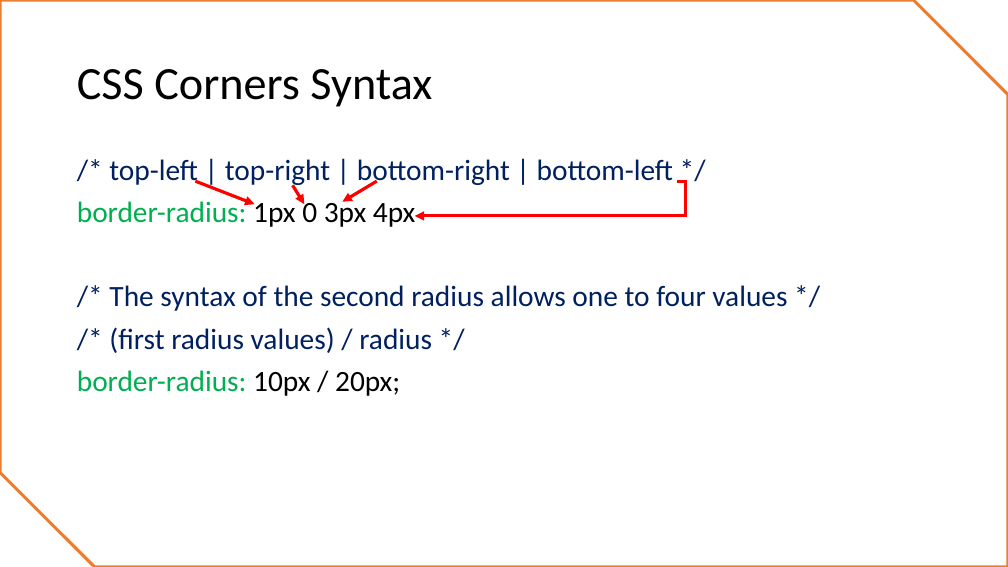
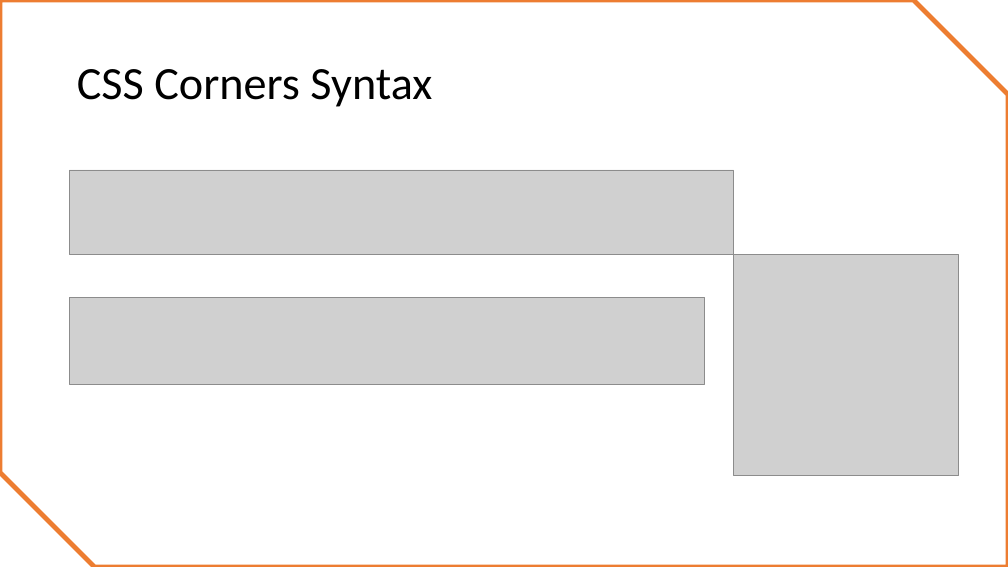
Before and after one commit to JoseAndresGGiron/wdd230, a slide deck: slide 5 of Student Presentation/CSS Corners, Borders and Shadows.pptx. Drawn at 1008x567 pixels with LibreOffice and Linux fonts; fonts in the diff are those of the drawing; grey boxes stand for pictures. Boxes give left, top, right and bottom in pixels: in the first picture for what was removed or moved away, otherwise in the second. Text is boxed around its words. In the diff, an @@ line names an element or a change of style, - is before the commit and + after.

```diff
--- a/Student Presentation/CSS Corners, Borders and Shadows.pptx
+++ b/Student Presentation/CSS Corners, Borders and Shadows.pptx
@@ snip diag rect at [0,0,1008,567]: outline #ED7D31 3 pt to #ED7D31 4.5 pt @@
@@ picture added at [70,170,734,255] @@
@@ text removed at [77,159,787,396] @@
-/* top-left | top-right | bottom-right | bottom-left */
-border-radius: 1px 0 3px 4px
-/* The syntax of the second radius allows one to four values */
-/* (first radius values) / radius */
-border-radius: 10px / 20px;
@@ arrow removed from (195, 181) to (255, 204) @@
@@ arrow removed from (293, 185) to (305, 204) @@
@@ arrow removed from (377, 181) to (343, 202) @@
@@ elbow arrow removed from (678, 181) to (415, 216) @@
@@ picture added at [734,255,959,476] @@
@@ picture added at [70,297,705,384] @@
```
Also in this commit, not shown: 3 other slides changed, 5 slides added, 2 slides removed, 9 other files.
